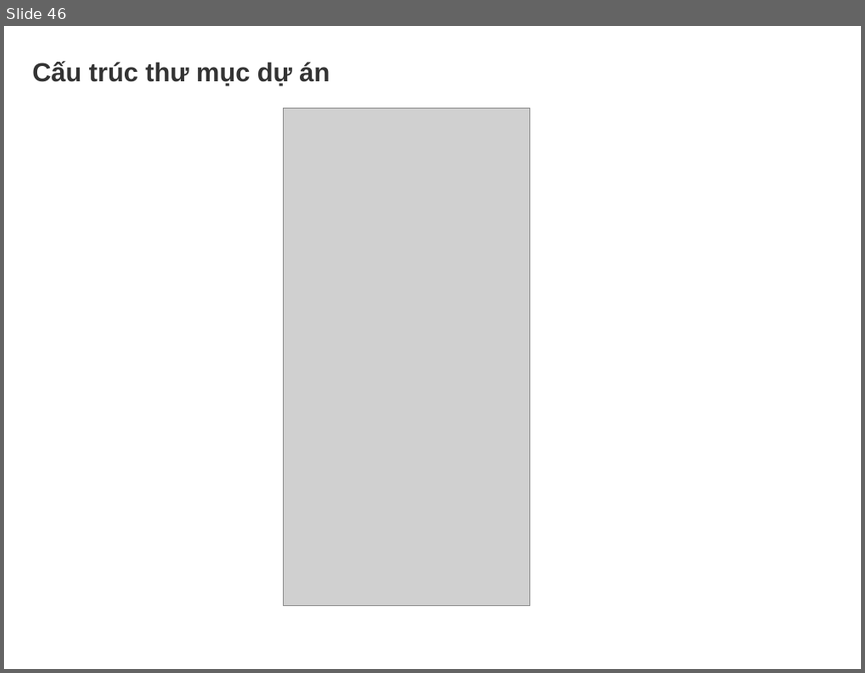
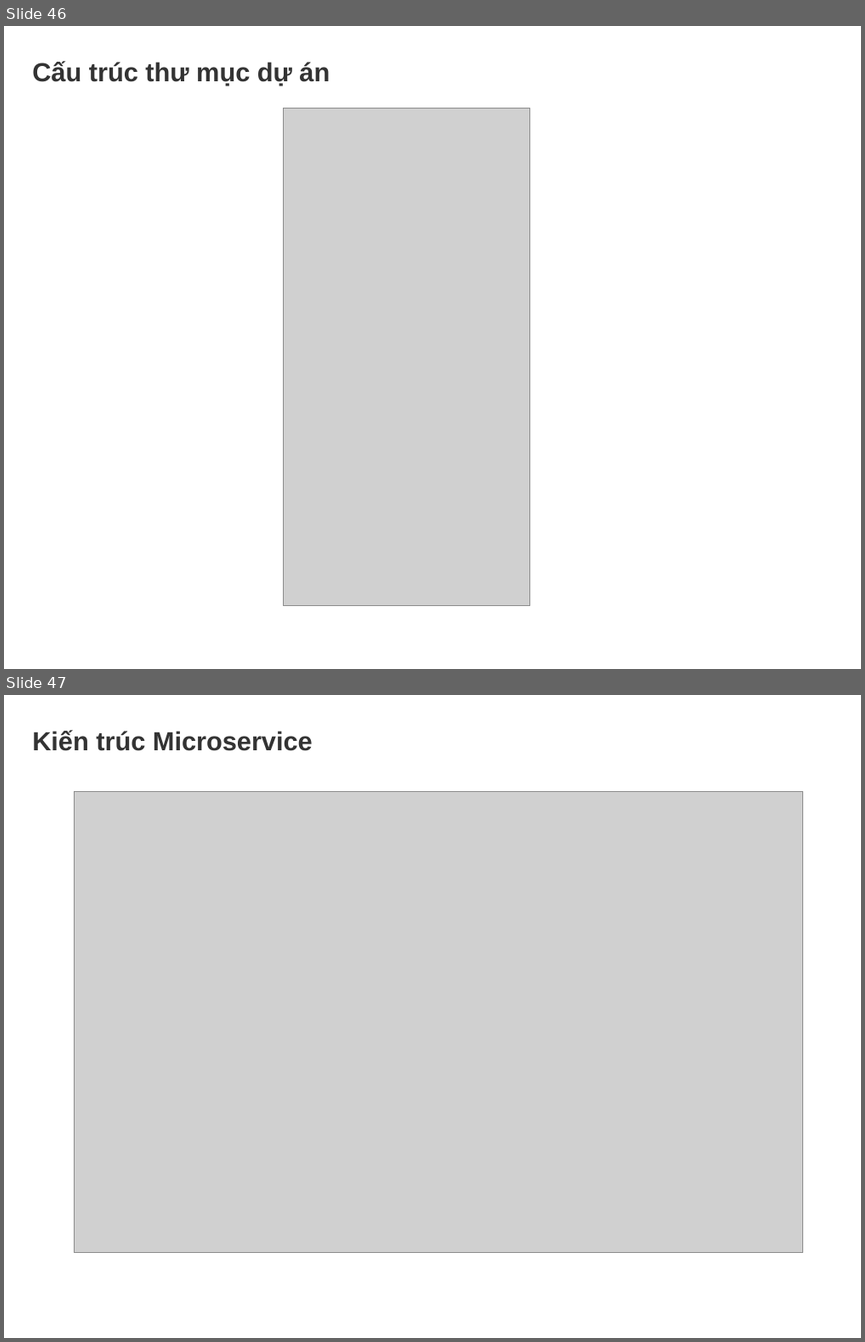
Before and after one commit to dangtamson/vnpt_training_java_documents, a slide deck: SpringBoot_Module04_VNPT2019_buiduchieuvnu.pptx. Shown one above the other, each under a label of ours: slide 46 before the commit, slides 46 and 47 after it. The pictures are 865x673 and 865x1342 pixels, drawn with LibreOffice and Linux fonts; fonts in the diff are those of the drawing; grey boxes stand for pictures; background and template pictures are left out. Boxes give left, top, right and bottom in pixels: in the first picture for what was removed or moved away, otherwise in the second. Text is boxed around its words. In the diff, an @@ line names an element or a change of style, - is before the commit and + after.

```diff
--- a/SpringBoot_Module04_VNPT2019_buiduchieuvnu.pptx
+++ b/SpringBoot_Module04_VNPT2019_buiduchieuvnu.pptx
@@ slide 47 added at (4,695,861,1338), background picture (left out); not listed: 1 template element that a slide beside it also shows @@
@@ title added at (32,730,313,751), 22 pt, text #333333, bold @@
+Kiến trúc Microservice
@@ picture added at (75,792,802,1253) @@
```
Also in this commit, not shown: 2 other files.
